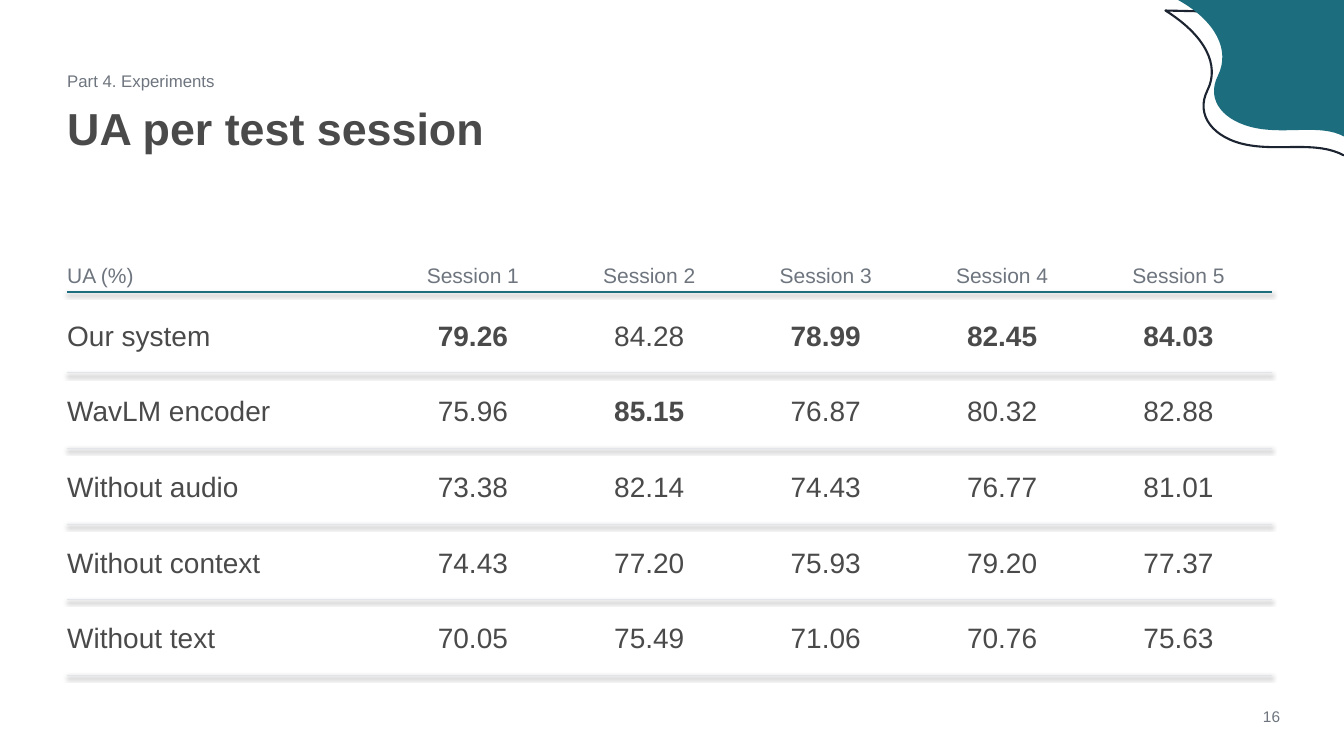
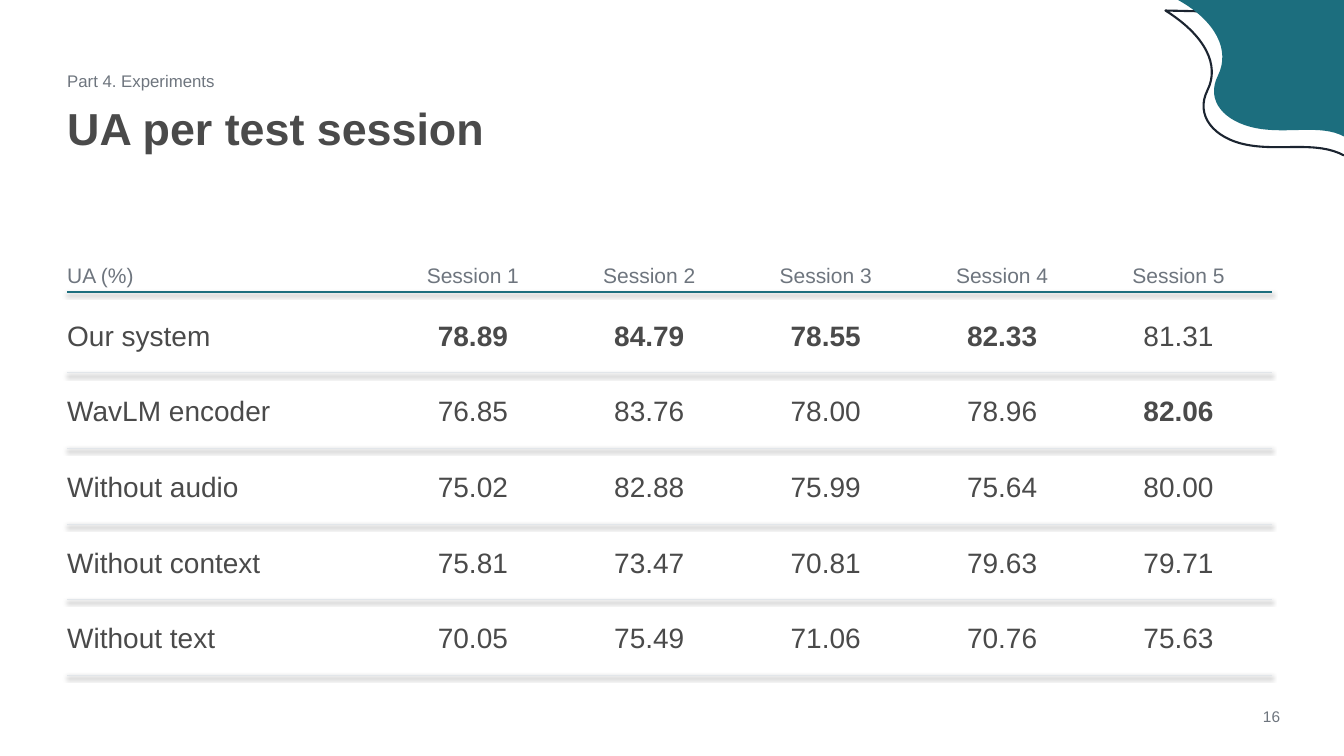
Before and after one commit to jasonhoang6201/vp-ser, a slide deck: slide 16 of paper-review/slides/eaasr-slides.pptx. Drawn at 1344x756 pixels with LibreOffice and Linux fonts; fonts in the diff are those of the drawing. Boxes give left, top, right and bottom in pixels: in the first picture for what was removed or moved away, otherwise in the second. Text is boxed around its words. In the diff, an @@ line names an element or a change of style, - is before the commit and + after.

```diff
--- a/paper-review/slides/eaasr-slides.pptx
+++ b/paper-review/slides/eaasr-slides.pptx
@@ text at box(438, 326, 508, 347): text changed @@
-79.26
+78.89
@@ text at box(614, 326, 684, 347): text changed; bold on @@
-84.28
+84.79
@@ text at box(791, 326, 861, 347): text changed @@
-78.99
+78.55
@@ text at box(967, 326, 1037, 347): text changed @@
-82.45
+82.33
@@ text at box(1143, 326, 1213, 347): text changed; bold off @@
-84.03
+81.31
@@ text at box(438, 401, 508, 422): text changed @@
-75.96
+76.85
@@ text at box(614, 401, 684, 422): text changed; bold off @@
-85.15
+83.76
@@ text at box(791, 401, 861, 422): text changed @@
-76.87
+78.00
@@ text at box(967, 401, 1037, 422): text changed @@
-80.32
+78.96
@@ text at box(1143, 401, 1213, 422): text changed; bold on @@
-82.88
+82.06
@@ text at box(438, 477, 508, 498): text changed @@
-73.38
+75.02
@@ text at box(614, 477, 684, 498): text changed @@
-82.14
+82.88
@@ text at box(791, 477, 861, 498): text changed @@
-74.43
+75.99
@@ text at box(967, 477, 1037, 498): text changed @@
-76.77
+75.64
@@ text at box(1143, 477, 1213, 498): text changed @@
-81.01
+80.00
@@ text at box(438, 553, 508, 574): text changed @@
-74.43
+75.81
@@ text at box(614, 553, 684, 574): text changed @@
-77.20
+73.47
@@ text at box(791, 553, 861, 574): text changed @@
-75.93
+70.81
@@ text at box(967, 553, 1037, 574): text changed @@
-79.20
+79.63
@@ text at box(1143, 553, 1213, 574): text changed @@
-77.37
+79.71
```
Also in this commit, not shown: 6 other slides changed, 42 other files.
